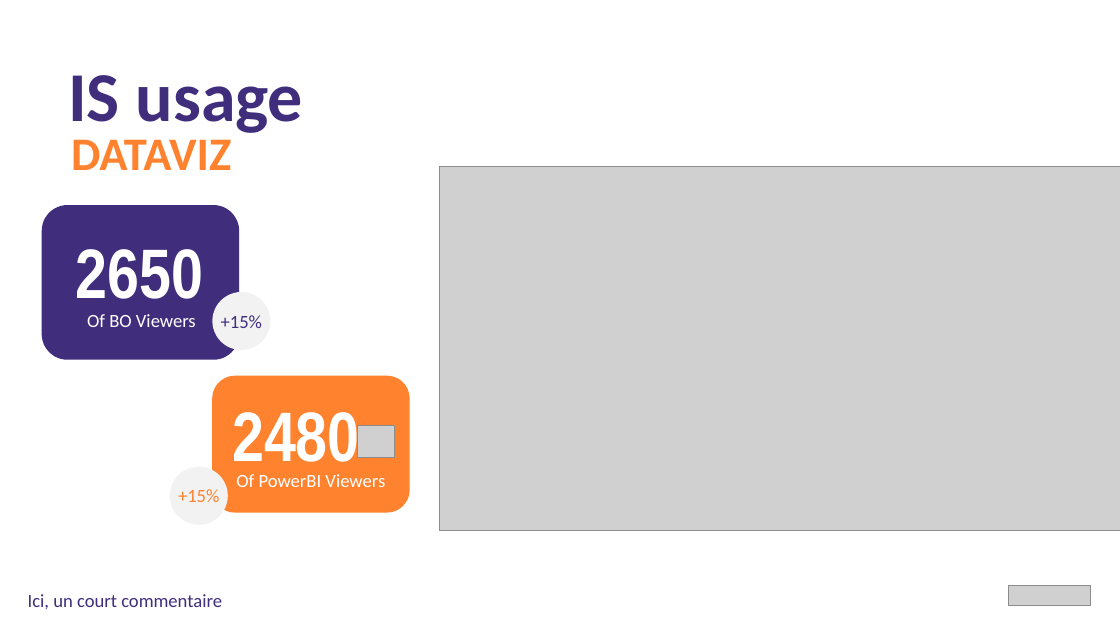
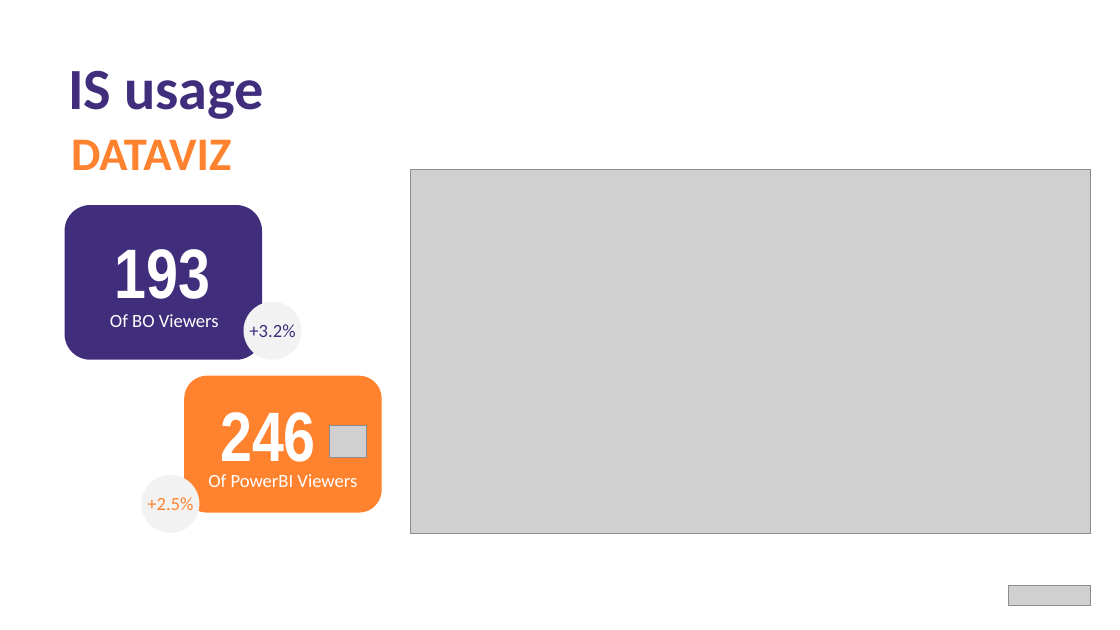
Before and after one commit to Jintus/powerpoint-generator, a slide deck: slide 10 of build/assets/KPI.pptx. Drawn at 1120x630 pixels with LibreOffice and Linux fonts; fonts in the diff are those of the drawing; grey boxes stand for pictures. Boxes give left, top, right and bottom in pixels: in the first picture for what was removed or moved away, otherwise in the second. Text is boxed around its words. In the diff, an @@ line names an element or a change of style, - is before the commit and + after.

```diff
--- a/build/assets/KPI.pptx
+++ b/build/assets/KPI.pptx
@@ text "IS usage" at (68, 70, 264, 119): size 60 to 50 pt @@
@@ picture: place and size @@
-picture at (439, 166, 1120, 531)
+picture at (411, 170, 1091, 534)
@@ rounded rectangle: place and size @@
-rounded rectangle at (42, 205, 239, 360)
+rounded rectangle at (65, 205, 262, 360)
@@ text at (114, 249, 210, 299): text changed @@
-2650
+193
@@ text "Of BO Viewers": place and size @@
-text "Of BO Viewers" at (87, 314, 196, 327)
+text "Of BO Viewers" at (110, 314, 219, 327)
@@ text removed at (221, 315, 262, 328) @@
-+15%
@@ ellipse: place and size @@
-ellipse at (213, 292, 271, 350)
+ellipse at (244, 302, 302, 360)
@@ text added at (249, 324, 295, 337), 16 pt, text #402E7D @@
++3.2%
@@ 1 picture, 1 text, 1 rounded rectangle: place and size @@
-1 picture, 1 text, 1 rounded rectangle at (213, 376, 410, 513)
+1 picture, 1 text, 1 rounded rectangle at (184, 376, 381, 513)
@@ text at (220, 412, 316, 462): text changed @@
-2480
+246
@@ ellipse: place and size @@
-ellipse at (170, 467, 228, 525)
+ellipse at (141, 475, 199, 533)
@@ text added at (147, 497, 193, 510), 16 pt, text #FF822F @@
++2.5%
@@ text removed at (178, 489, 219, 502) @@
-+15%
@@ text removed at (28, 594, 222, 609) @@
-Ici, un court commentaire
```
Also in this commit, not shown: 11 other slides changed, 1 slide added, 12 other files.
